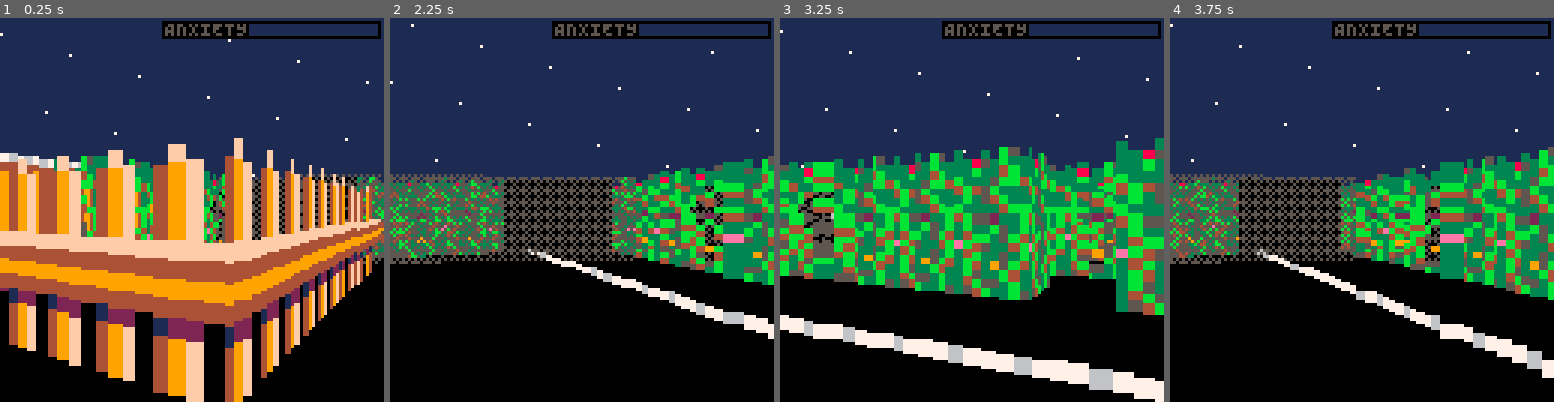
Above: before the commit, frames 1-4 (left to right).
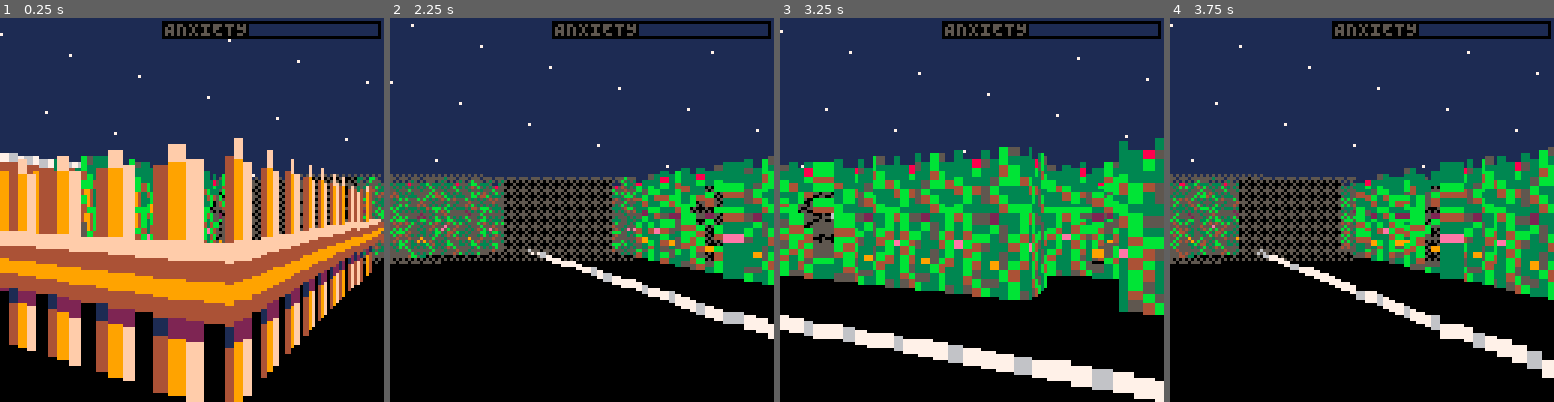
Above: after the commit, the same moments.

Repository: jcwilk/anx
Game: PICO-8 cartridge anx.p8
The game is run twice, just before and just after one commit, with the same random seed, the same clock (stepped at 60 frames per second) and the same inputs.
Inputs:
- Up to frame 1 (0.25 s): no input
- Up to frame 2 (2.25 s): tap X (X key) at 0.33, 1.07, 1.85 s; tap O (Z key) at 0.7, 1.7, 2.1 s; hold Right 1.6-2.1 s; hold Up from 2.15 s (still down)
- Up to frame 3 (3.25 s): release Up at 2.42 s; hold Right 2.47-3.03 s; tap O (Z key) at 2.5, 2.9 s; tap X (X key) at 2.97 s; hold Left from 3.08 s (still down)
- Up to frame 4 (3.75 s): tap O (Z key) at 3.3, 3.7 s; release Left at 3.58 s; hold Down from 3.63 s (still down)

Frames 1-2 are identical in both runs. In frame 3, 1.2% of the frame differs, in the area x 69-89%, y 32-97%; in frame 4, nothing differs.

Commit message:
More mob rendering tweaks

Diff:
--- a/anx.p8
+++ b/anx.p8
@@ -495,8 +495,8 @@
  local columns={}
  local column, xo, xf
  for col_i=0,7 do
-  xo=flr(left_screenx_mob+col_i/8*screen_width)
-  xf=flr(left_screenx_mob+(col_i+1)/8*screen_width)-1
+  xo=left_screenx_mob+col_i/8*screen_width
+  xf=left_screenx_mob+(col_i+1)/8*screen_width-1
   column={
    xo=xo,
    xf=max(xo,xf)
@@ -533,17 +533,17 @@
      pixel_color=15
     end
    end
-   if pixel_color > 0 then
+   if pixel_color > 0 and screen_side >= 1 then
     if side_to_left then
      side={
-      xo=columns[col_i+1].xo-screen_side+1,
+      xo=columns[col_i+1].xo-screen_side,
       xf=columns[col_i+1].xo-1,
       color=color_translate_map[pixel_color]
      }
     else
      side={
       xo=columns[col_i+1].xf+1,
-      xf=columns[col_i+1].xf+screen_side-1,
+      xf=columns[col_i+1].xf+screen_side,
       color=color_translate_map[pixel_color]
      }
     end
--- a/sprites.p8
+++ b/sprites.p8
@@ -495,8 +495,8 @@
   local columns={}
   local column, xo, xf
   for col_i=0,7 do
-    xo=flr(left_screenx_mob+col_i/8*screen_width)
-    xf=flr(left_screenx_mob+(col_i+1)/8*screen_width)-1
+    xo=left_screenx_mob+col_i/8*screen_width
+    xf=left_screenx_mob+(col_i+1)/8*screen_width-1
     column={
       xo=xo,
       xf=max(xo,xf)
@@ -533,17 +533,17 @@
           pixel_color=15
         end
       end
-      if pixel_color > 0 then
+      if pixel_color > 0 and screen_side >= 1 then
         if side_to_left then
           side={
-            xo=columns[col_i+1].xo-screen_side+1,
+            xo=columns[col_i+1].xo-screen_side,
             xf=columns[col_i+1].xo-1,
             color=color_translate_map[pixel_color]
           }
         else
           side={
             xo=columns[col_i+1].xf+1,
-            xf=columns[col_i+1].xf+screen_side-1,
+            xf=columns[col_i+1].xf+screen_side,
             color=color_translate_map[pixel_color]
           }
         end
